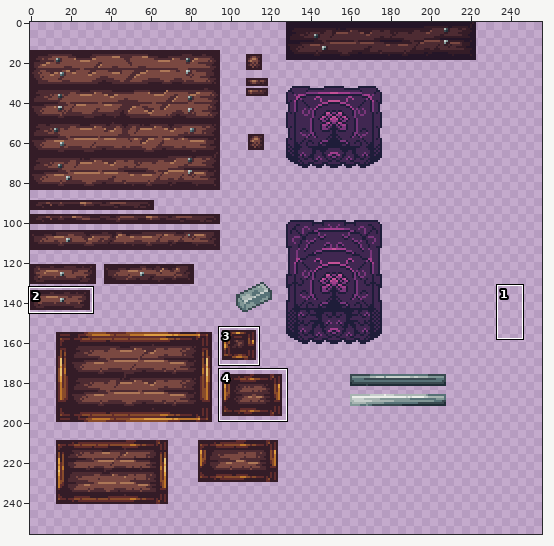
Two versions of one pixel-art file, Textures/Environment/ToolTable.aseprite. Above: a wide view before the commit, with the close-up outlined.
Close-up. Earlier state:
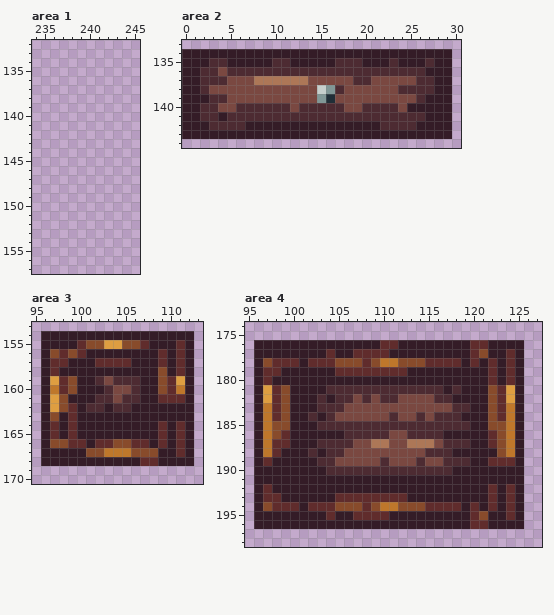
256x256 pixels, 1 frame. Shown: area 1: x 234..245, y 132..157; area 2: x 0..30, y 133..144; area 3: x 95..113, y 153..170; area 4: x 95..127, y 174..198. The commit also changed other parts of the picture, which this record leaves out.
After the commit:
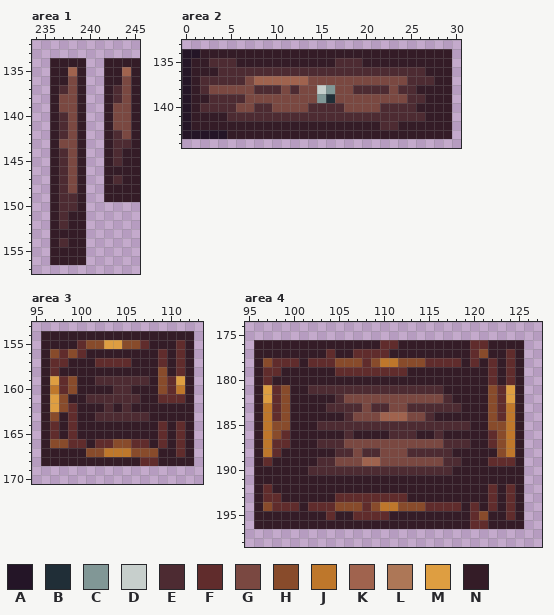
Palette (. is transparent): A #241527  B #202e37  C #819796  D #c7cfcc  E #4d2b32  F #602c2c  G #7a4841  H #884b2b  J #be772b  K #a0634e  L #ad7757  M #de9e41  N #341c27
From old to new:
Changed rows in their new state; - is an unchanged pixel.
Area 1:
first column x 236:
134 NNNN--NNNN
135 NNKN--NNKN
136 NNGN--NNGN
137 NEGN--NEGN
138 NGGN--NEGN
139 NGGN--NGGN
140 NEGN--NGGN
141 NEGN--NGGN
142 NEGN--NEGN
143 NGGN--NEEN
144 NEGN--NENN
145 NEGN--NENN
146 NEGN--NNNN
147 NEGN--NENN
148 NEGN--NNNN
149 NEEN--NNNN
150 NEEN------
151 NENN------
152 NENN------
153 NNNN------
154 NENN------
155 NNNN------
156 NNNN------
Area 2:
first column x 0:
134 AA--------------------------
135 A----E----NN-----------N---N
136 A-NNE-----------------------
137 A----EE-KKKKKK-----GG----E--
138 A-------EEE-E----G-EEEE---NN
139 A----EE------------------E--
140 A---EEGG--GG-G------GG--EE--
141 A-NN------------------------
142 A--NNNN-----------------NN--
143 AAAAA-----------------------
Area 3:
first column x 101:
159 --E---E
160 --NEEN-
161 E--E---
162 NNEN---
163 -EEEEEE
Area 4:
first column x 102:
181 EE--------------N-
182 -N--G-G-GG----G---
183 -N--EE-EE--EEEEE-N
184 N-NNE---KKK-GENNN-
186 -----NNNNEE-NN----
187 ----G--GG--GGG----
188 N-N-E-EE---EE-----
189 ------KKG---G----N
190 EE----------------
Pixel boxes of the changes (left, top, right, bottom) in both close-ups:
added: (50, 58, 140, 265)
changed: (182, 49, 434, 139)
changed: (86, 376, 149, 421)
changed: (308, 385, 470, 475)
